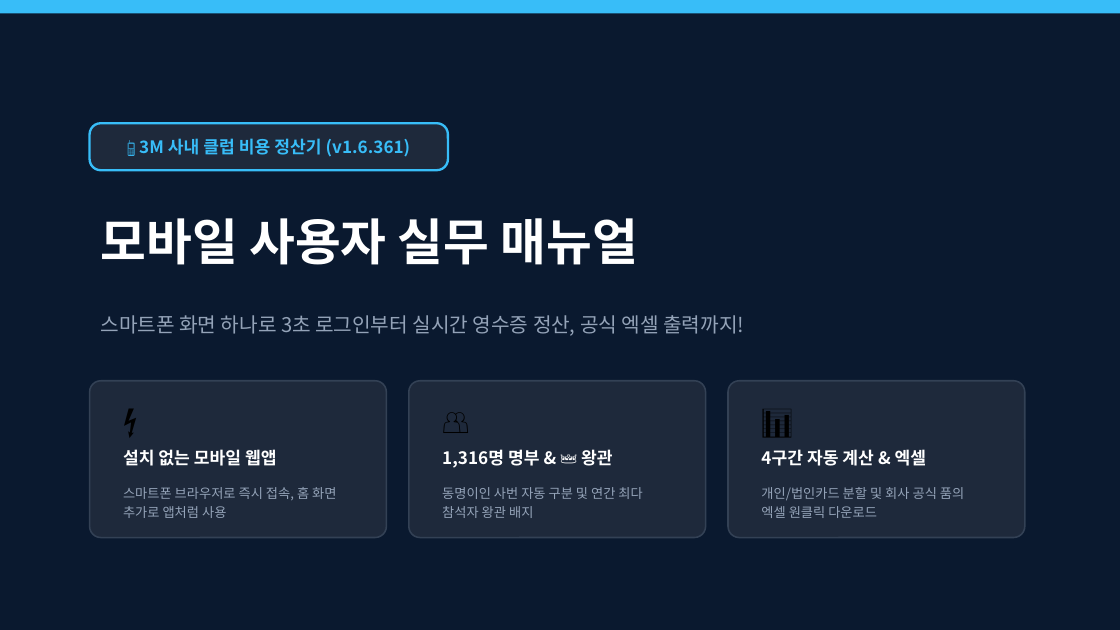
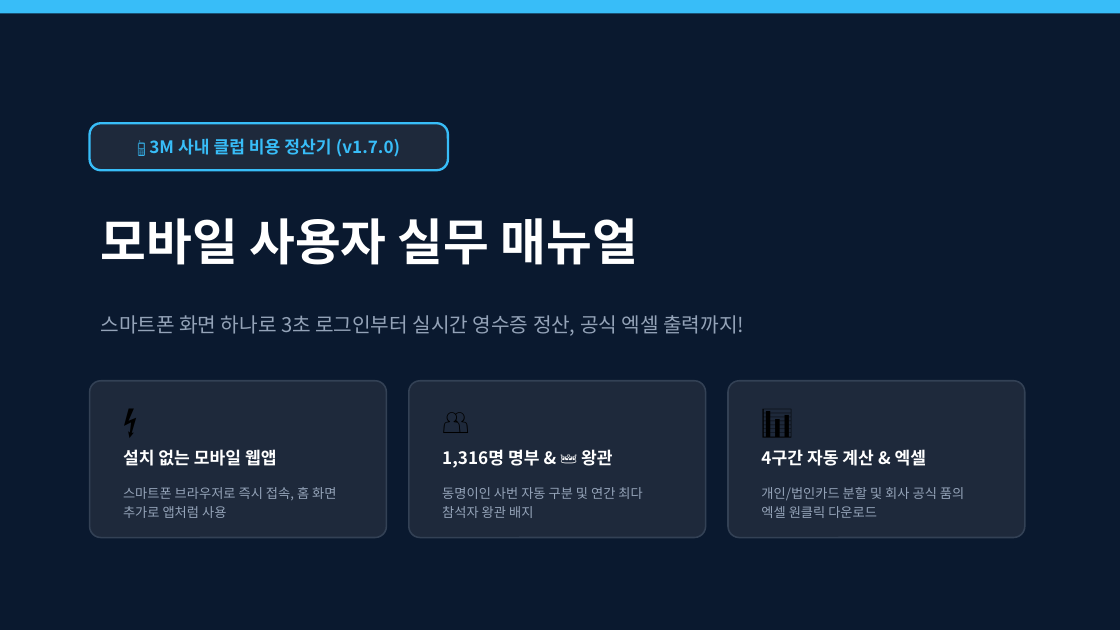
Before and after one commit to gochujangs33-dot/Club-expense, a slide deck: slide 1 of 3M_사내_클럽_비용_정산_시스템_사용자_매뉴얼(모바일).pptx. Drawn at 1120x630 pixels with LibreOffice and Linux fonts; fonts in the diff are those of the drawing. Boxes give left, top, right and bottom in pixels: in the first picture for what was removed or moved away, otherwise in the second. Text is boxed around its words. In the diff, an @@ line names an element or a change of style, - is before the commit and + after.

```diff
--- a/3M_사내_클럽_비용_정산_시스템_사용자_매뉴얼(모바일).pptx
+++ b/3M_사내_클럽_비용_정산_시스템_사용자_매뉴얼(모바일).pptx
@@ text at (x1=149, y1=138, x2=400, y2=157): text changed @@
-📱 3M 사내 클럽 비용 정산기 (v1.6.361)
+📱 3M 사내 클럽 비용 정산기 (v1.7.0)
```
Also in this commit, not shown: 9 other files.
